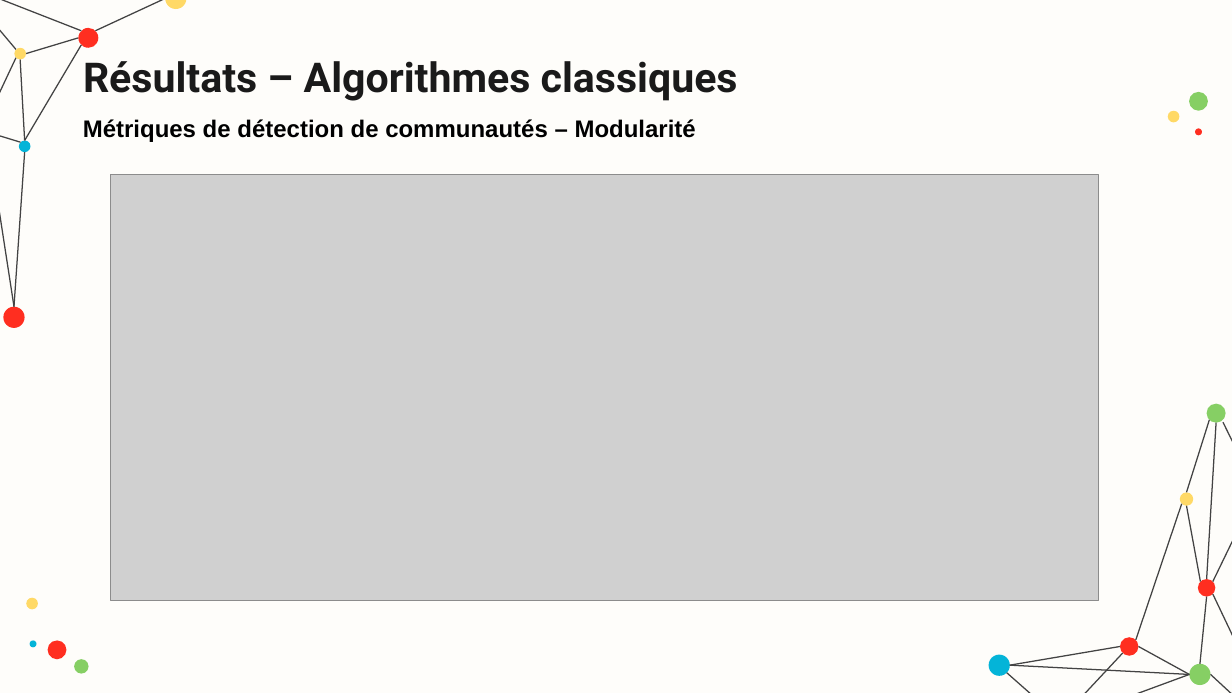
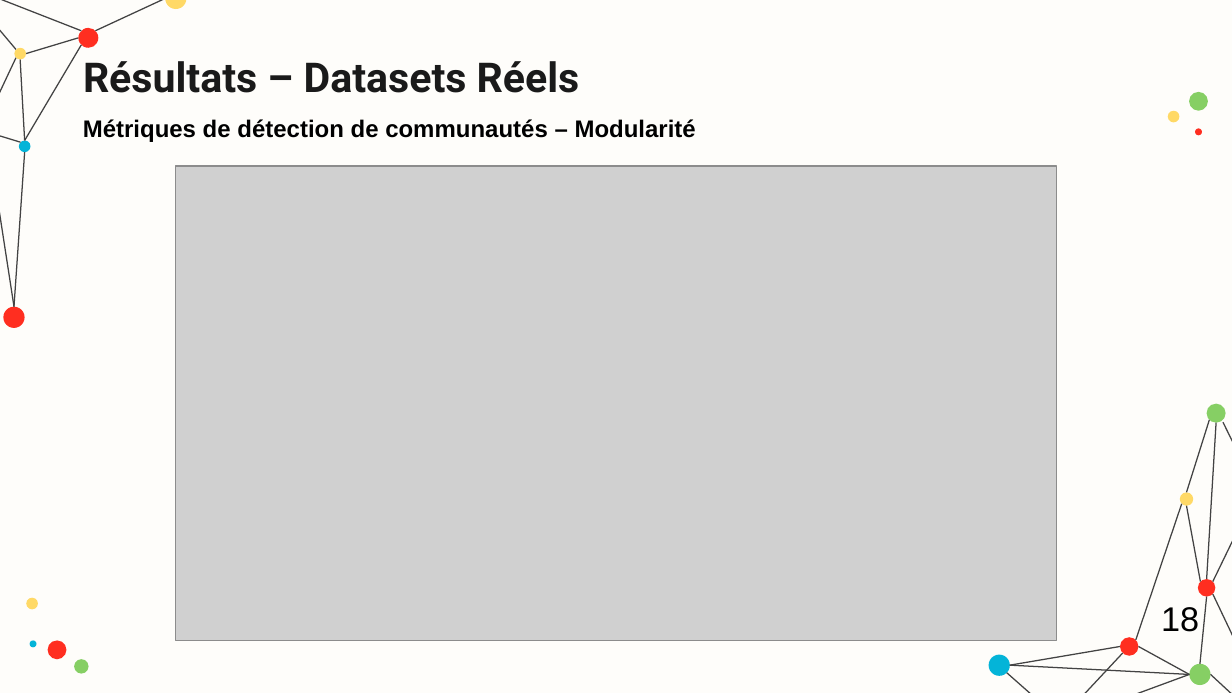
Before and after one commit to hamzamdn077/Master-Project, a slide deck: slide 18 of presentation.pptx. Drawn at 1232x693 pixels with LibreOffice and Linux fonts; fonts in the diff are those of the drawing; grey boxes stand for pictures. Boxes give left, top, right and bottom in pixels: in the first picture for what was removed or moved away, otherwise in the second. Text is boxed around its words. In the diff, an @@ line names an element or a change of style, - is before the commit and + after.

```diff
--- a/presentation.pptx
+++ b/presentation.pptx
@@ title at box(83, 61, 580, 93): text changed @@
-Résultats – Algorithmes classiques
+Résultats – Datasets Réels
@@ picture: place and size @@
-picture at box(111, 175, 1099, 601)
+picture at box(176, 166, 1057, 641)
@@ text added at box(1161, 607, 1199, 632), 20 pt, text #000000 @@
+18
```
Also in this commit, not shown: 27 other slides changed, 2 slides removed, 1 other file.
